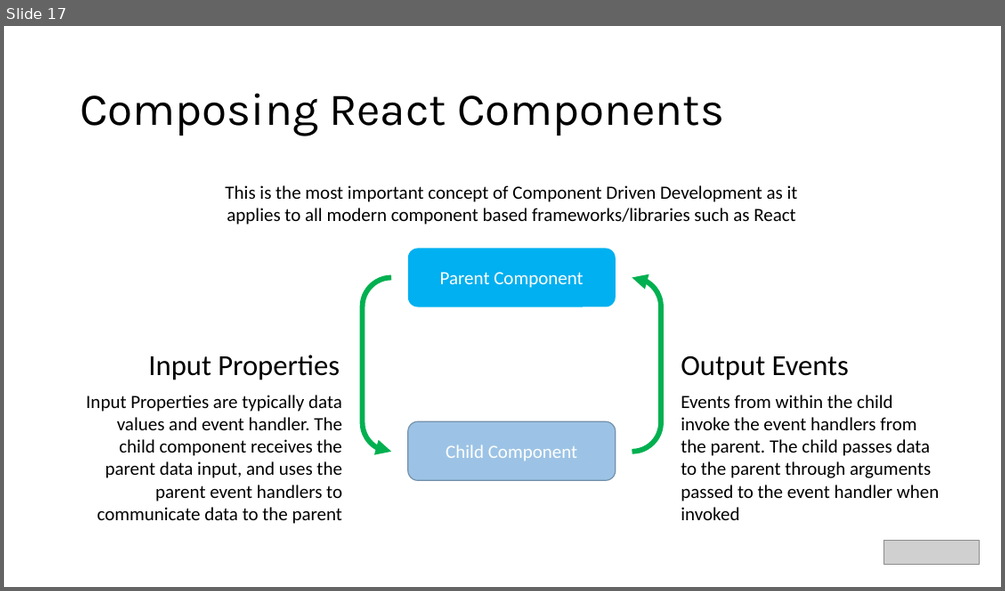
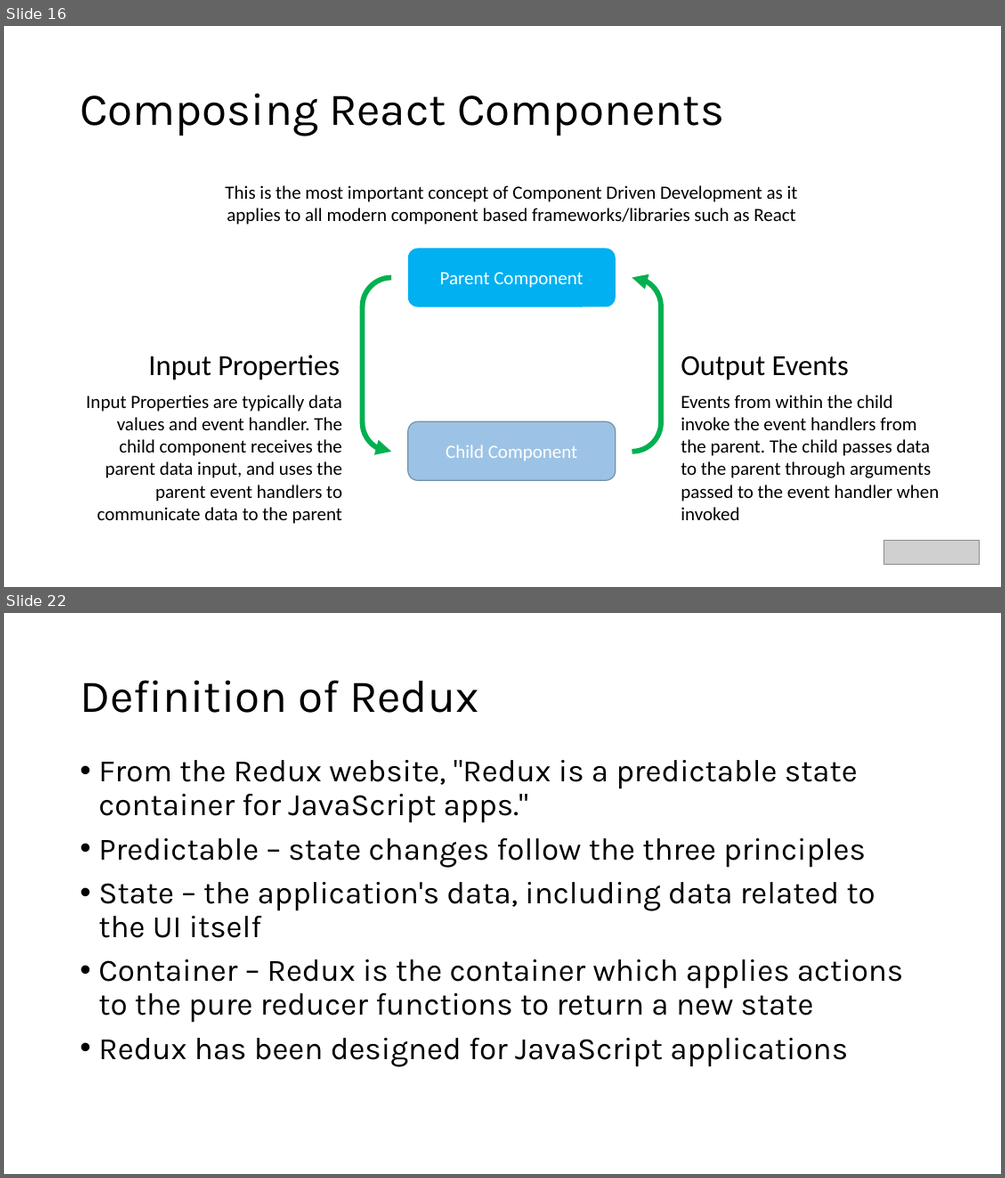
Before and after one commit to warpyu/TechnicalCommunityContent, a slide deck: Web Frameworks/React/Session 1 - Introduction and Slides/Introduction to React.pptx. Shown one above the other, each under a label of ours: slide 17 before the commit, slides 16 and 22 after it; the slides between them are not shown. The pictures are 1005x591 and 1005x1178 pixels, drawn with LibreOffice and Linux fonts; fonts in the diff are those of the drawing; grey boxes stand for pictures. Boxes give left, top, right and bottom in pixels: in the first picture for what was removed or moved away, otherwise in the second. Text is boxed around its words. In the diff, an @@ line names an element or a change of style, - is before the commit and + after.

```diff
--- a/Web Frameworks/React/Session 1 - Introduction and Slides/Introduction to React.pptx
+++ b/Web Frameworks/React/Session 1 - Introduction and Slides/Introduction to React.pptx
@@ slide 22 added at (4,613,1001,1174), background #FFFFFF @@
@@ title added at (80,680,478,713), 44 pt, text #000000 @@
+Definition of Redux
@@ text added at (98,760,903,1067), 30 pt, text #000000 @@
+• From the Redux website, "Redux is a predictable state container for JavaScript apps."
+• Predictable – state changes follow the three principles
+• State – the application's data, including data related to the UI itself
+• Container – Redux is the container which applies actions to the pure reducer functions to return a new state
+• Redux has been designed for JavaScript applications
@@ what was slide 17 is now slide 16 @@
```
Also in this commit, not shown: 2 slides changed, 15 other slides added, 2 slides removed.
